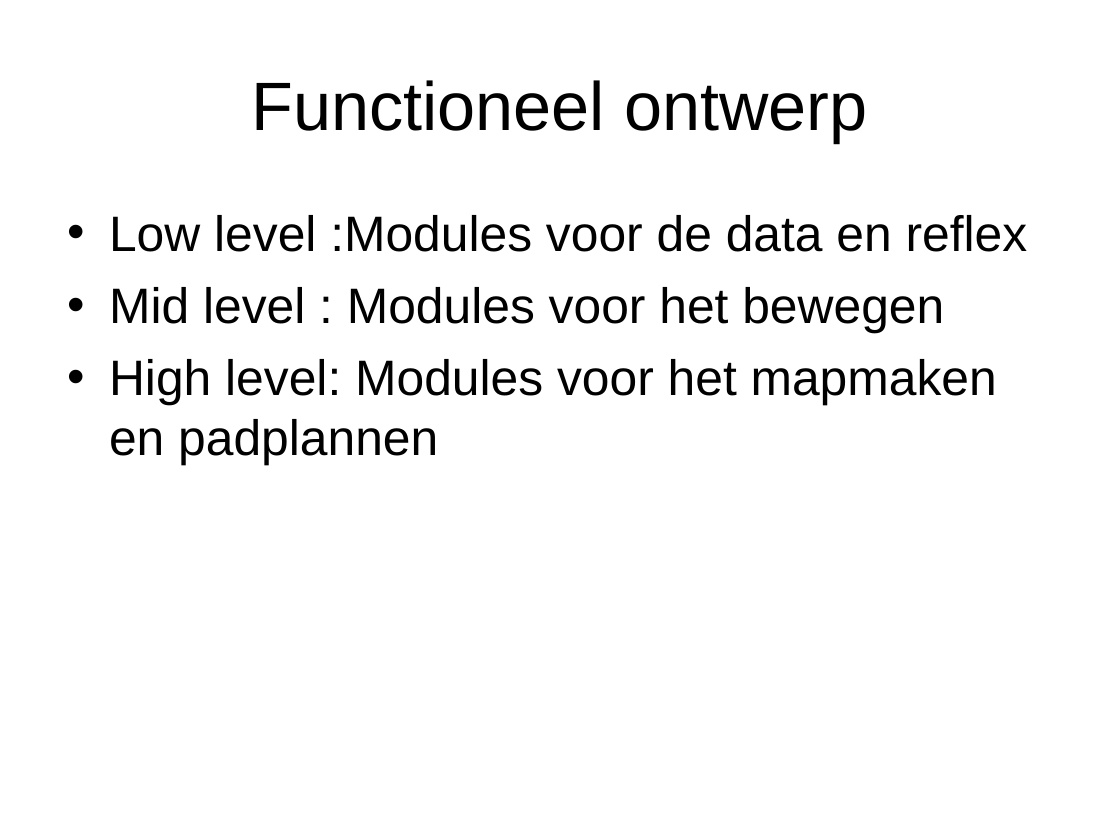
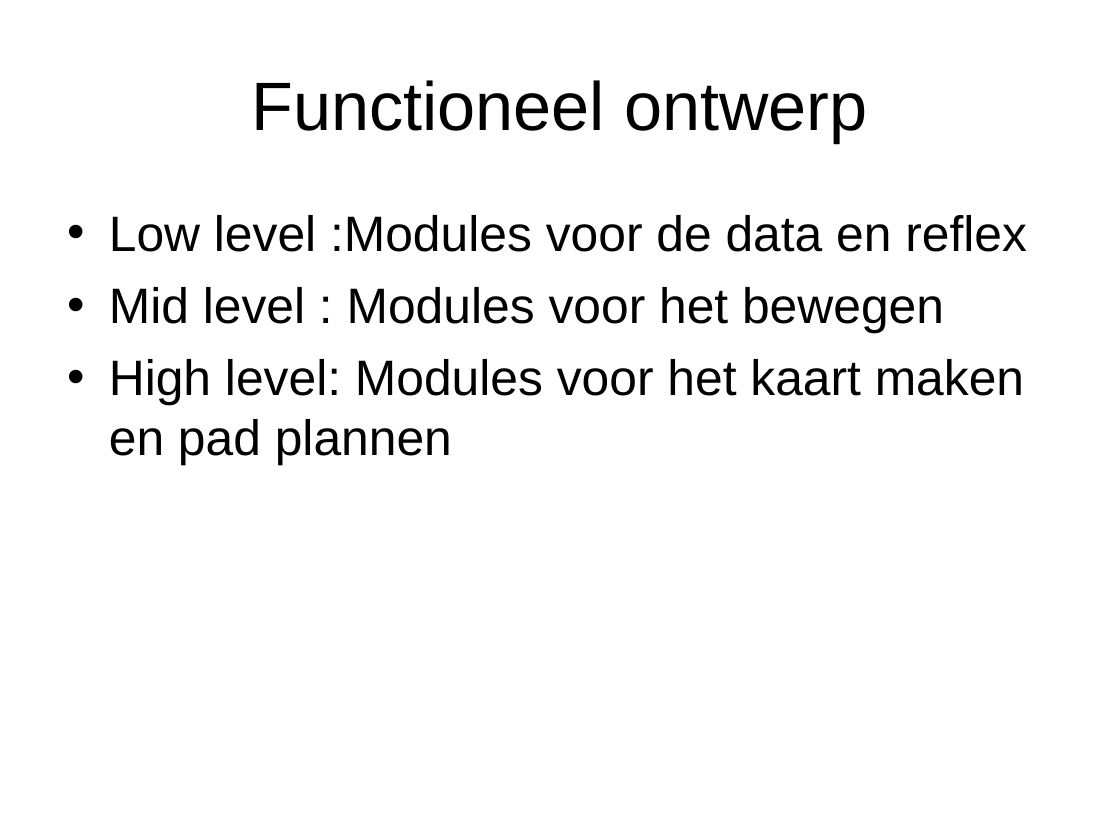
Before and after one commit to tamsl/swe-thaf, a slide deck: slide 5 of doc/presentatie/TEAM F.ppt. Drawn at 1120x840 pixels with LibreOffice and Linux fonts; fonts in the diff are those of the drawing. Boxes give left, top, right and bottom in pixels: in the first picture for what was removed or moved away, otherwise in the second. Text is boxed around its words. In the diff, an @@ line names an element or a change of style, - is before the commit and + after.

```diff
--- a/doc/presentatie/TEAM F.ppt
+++ b/doc/presentatie/TEAM F.ppt
@@ text at box(109, 215, 1027, 334): indent changed @@
@@ text at box(109, 359, 1024, 466): text changed @@
-• High level: Modules voor het mapmaken en padplannen
+• High level: Modules voor het kaart maken en pad plannen
```
Also in this commit, not shown: 11 other slides changed.
